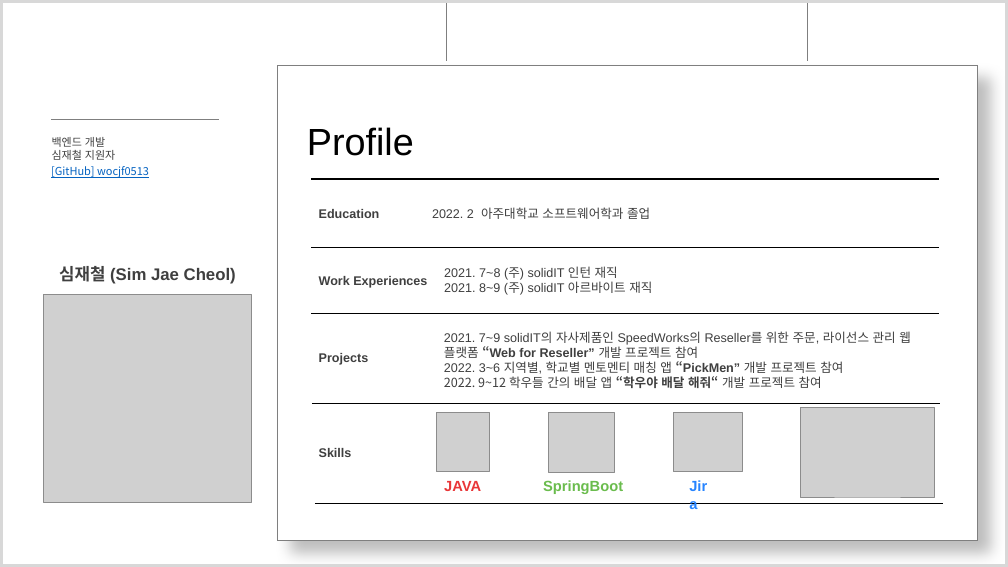
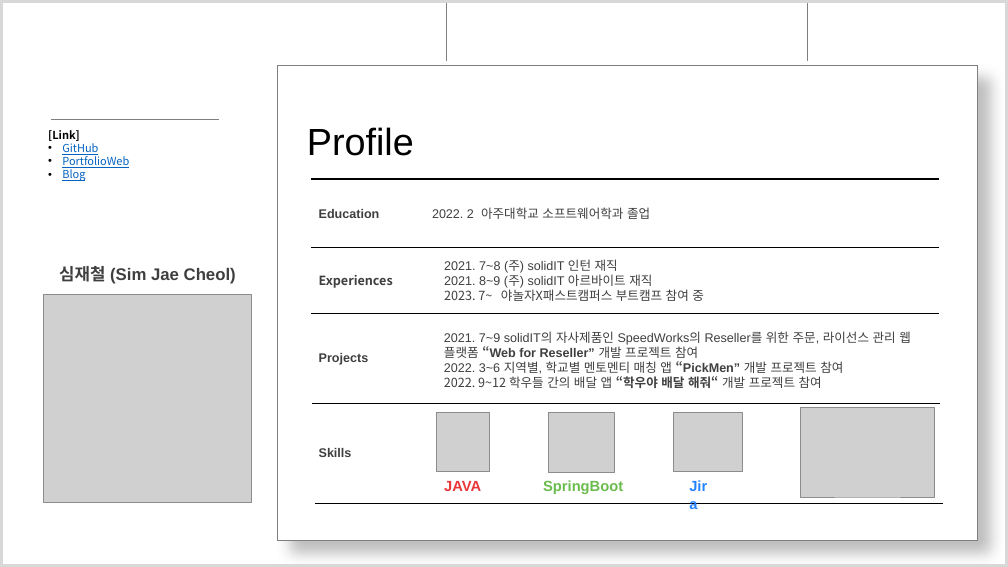
Before and after one commit to wocjf0513/portfolio-ppt, a slide deck: slide 2 of 심재철PT.pptx. Drawn at 1008x567 pixels with LibreOffice and Linux fonts; fonts in the diff are those of the drawing; grey boxes stand for pictures; background and template pictures are left out. Boxes give left, top, right and bottom in pixels: in the first picture for what was removed or moved away, otherwise in the second. Text is boxed around its words. In the diff, an @@ line names an element or a change of style, - is before the commit and + after.

Commit message:
docs: ppt수정
ppt에 야놀자 부트캠프 이력과 포트폴리오 관련 링크 추가

```diff
--- a/심재철PT.pptx
+++ b/심재철PT.pptx
@@ text at box(48, 130, 129, 181): text changed @@
-[GitHub] wocjf0513
+[Link]
+• GitHub
+• PortfolioWeb
+• Blog
@@ text removed at box(52, 137, 115, 160) @@
-백엔드 개발
-심재철 지원자
@@ text "2021. 7~8 (주) solidIT 인턴 ...": place and size @@
-text "2021. 7~8 (주) solidIT 인턴 ..." at box(444, 266, 652, 295)
+text "2021. 7~8 (주) solidIT 인턴 ..." at box(444, 259, 704, 301)
@@ text at box(319, 275, 393, 288): text changed; font Arial to Noto Sans CJK KR @@
-Work Experiences
+Experiences
@@ text at box(444, 287, 704, 301): paragraph added @@
+2023. 7~ 야놀자X패스트캠퍼스 부트캠프 참여 중
```
Also in this commit, not shown: 4 other slides changed.
